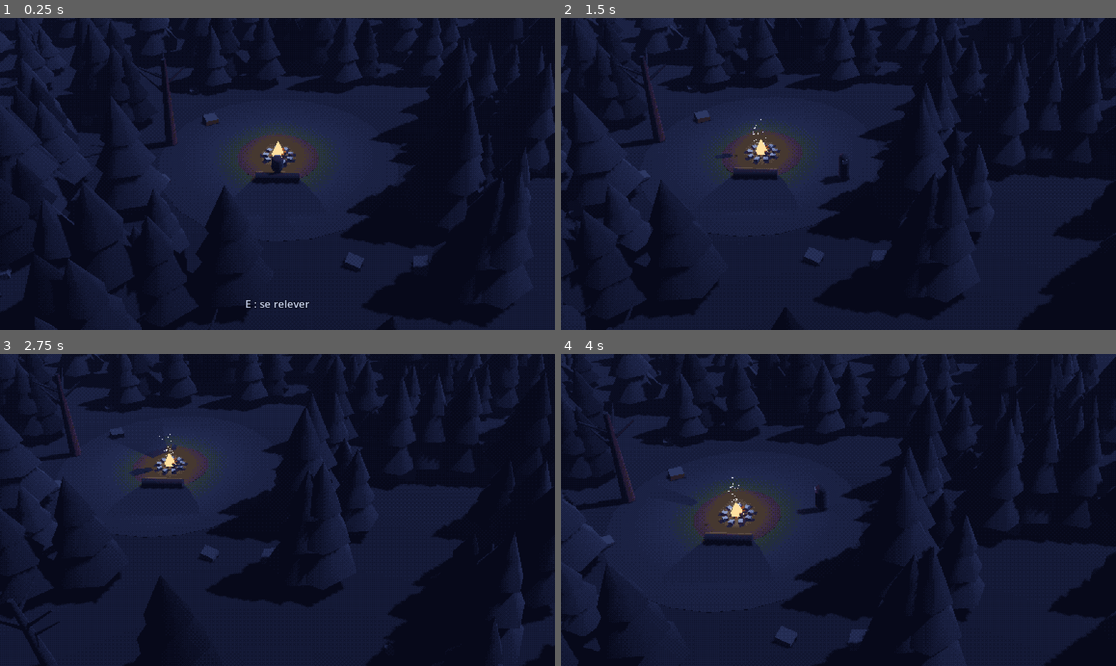
Above: before the commit, frames 1-4 (two rows, left to right).
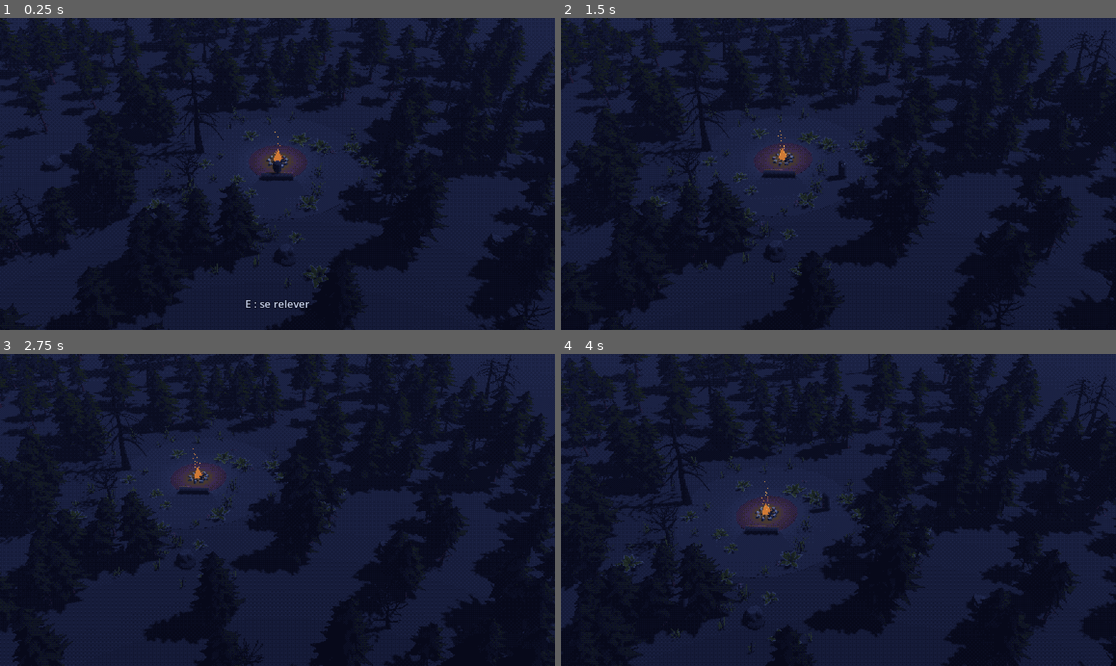
Above: after the commit, the same moments.

Repository: tomberardpro-tech/Dark-Fantasy
Game: Godot game, scene res://scenes/main.tscn
Same seed, same stepped clock (60 frames per second), same inputs: the game is played once before the commit and once after it.
Inputs (mouse positions are in pixels of both pictures, inside the frame that each line leads up to):
- Up to frame 1 (0.25 s): no input
- Up to frame 2 (1.5 s): tap Enter at 0.5 s; move the mouse to (960, 158) at 0.52 s; hold D (droite) 0.53-1.28 s; hold Shift (courir) 0.53-1.28 s; click (960, 158) at 0.67 s; move the mouse to (727, 189) at 1.27 s; hold Down from 1.28 s (still down); tap E (interagir) at 1.35 s
- Up to frame 3 (2.75 s): move the mouse to (333, 441) at 2.02 s; release Down at 2.03 s; hold D (droite) from 2.03 s (still down); tap S (reculer) at 2.1 s
- Up to frame 4 (4 s): move the mouse to (810, 572) at 2.77 s; release D (droite) at 2.78 s; hold W (avancer) 2.78-3.53 s; tap Space (roulade) at 2.85 s; click (810, 572) at 2.92 s; move the mouse to (1005, 556) at 3.52 s; hold A (gauche) from 3.53 s (still down); hold Shift (courir) from 3.53 s (still down)

The runs differ from the first frame. In frame 1, 30% of the frame differs, in the area x 0-100%, y 0-100%; in frame 2, 29%; in frame 3, 29%; in frame 4, 31%.

Commit message:
Étape 5 : vrais modèles Quaternius dans la clairière, feu comme la maquette
Pins, arbres morts, rochers, herbes, fougères et champignons du Stylized Nature
MegaKit (CC0), assombris et teintés vers la palette. Galets autour du feu.
Flammes et braises animées comme sur la maquette. Caméra plus éloignée.

Co-Authored-By: Claude Opus 5.5 <noreply@anthropic.com>

Diff:
--- a/scripts/camera_iso.gd
+++ b/scripts/camera_iso.gd
@@ -8,7 +8,7 @@
 ## D'où regarde la caméra par rapport à la cible (angle de la maquette).
 @export var direction := Vector3(-19, 20, -18)
 ## Distance entre la caméra et la cible.
-@export var distance := 30.0
+@export var distance := 42.0
 ## Vraie perspective (profondeur) ou vue « plate » sans perspective.
 @export var perspective := true
 ## Ouverture de l'objectif en perspective : petit = effet téléobjectif, grand = grand-angle.
--- a/scripts/feu_de_camp.gd
+++ b/scripts/feu_de_camp.gd
@@ -1,14 +1,21 @@
 extends Node3D
-## Feu de camp en formes simples : pierres, bûches, flammes qui vacillent, braises
+## Feu de camp, animé comme sur la maquette : un cercle de galets, des bûches,
+## trois flammes qui vacillent et tournent, des braises qui montent en tourbillonnant,
 ## et une lumière orange qui tremble.
 
 ## Puissance de la lumière du feu.
-@export var puissance := 3.0
+@export var puissance := 2.6
 ## Distance éclairée par le feu (en mètres).
-@export var portee := 10.0
+@export var portee := 14.0
+## Nombre de braises qui s'envolent.
+@export var nombre_braises := 40
+
+const GALETS := ["Pebble_Round_1", "Pebble_Round_2", "Pebble_Round_3", "Pebble_Round_4", "Pebble_Round_5"]
 
 var _flammes: Array[MeshInstance3D] = []
 var _lumiere: OmniLight3D
+var _braises: MultiMesh
+var _vie_braises: Array[float] = []
 var _temps := 0.0
 
 
@@ -22,8 +29,9 @@
 	_lumiere.light_color = Color("e0823a")
 	_lumiere.light_energy = puissance
 	_lumiere.omni_range = portee
+	_lumiere.omni_attenuation = 1.6
 	_lumiere.shadow_enabled = true
-	_lumiere.position.y = 1.0
+	_lumiere.position.y = 1.1
 	add_child(_lumiere)
 
 
@@ -39,22 +47,21 @@
 		flamme.scale = Vector3(1.0, k, 1.0)
 		flamme.position.y = 0.2 + hauteur * k / 2.0
 		flamme.rotation.y = _temps * (0.8 + i)
+	_animer_braises(delta)
 
 
 func _creer_pierres() -> void:
-	var mat := _materiau(Color("5d6372"))
 	var rng := RandomNumberGenerator.new()
 	rng.seed = 7
 	for i in 9:
 		var a := TAU * i / 9.0
-		var forme := BoxMesh.new()
-		forme.size = Vector3(0.32, 0.22, 0.26)
-		var pierre := MeshInstance3D.new()
-		pierre.mesh = forme
-		pierre.material_override = mat
-		pierre.position = Vector3(cos(a) * 0.8, 0.1, sin(a) * 0.8)
-		pierre.rotation = Vector3(0.0, -a + rng.randf_range(-0.3, 0.3), rng.randf_range(-0.2, 0.2))
-		add_child(pierre)
+		var galet := (load("res://assets/nature/" + GALETS[i % GALETS.size()] + ".gltf") as PackedScene).instantiate() as Node3D
+		galet.position = Vector3(cos(a) * 0.78, 0.0, sin(a) * 0.78)
+		galet.rotation.y = rng.randf_range(0.0, TAU)
+		galet.scale = Vector3(0.75, 2.2, 0.75)
+		add_child(galet)
+		for maillage in galet.find_children("*", "MeshInstance3D", true, false):
+			maillage.material_override = _materiau(Color("5d6372"))
 
 
 func _creer_buches() -> void:
@@ -75,7 +82,7 @@
 
 func _creer_flammes() -> void:
 	# [couleur, largeur, hauteur] : de la grande flamme orange au cœur jaune pâle.
-	for f in [[Color("d07a35"), 0.42, 1.1], [Color("f0ad55"), 0.3, 0.85], [Color("ffe0a0"), 0.15, 0.6]]:
+	for f in [[Color("d07a35"), 0.42, 1.2], [Color("f0ad55"), 0.3, 0.95], [Color("ffe0a0"), 0.16, 0.65]]:
 		var forme := CylinderMesh.new()
 		forme.top_radius = 0.0
 		forme.bottom_radius = f[1]
@@ -83,7 +90,7 @@
 		forme.radial_segments = 6
 		var flamme := MeshInstance3D.new()
 		flamme.mesh = forme
-		flamme.material_override = _materiau_lumineux(f[0], 3.0)
+		flamme.material_override = _materiau_brillant(f[0])
 		flamme.cast_shadow = GeometryInstance3D.SHADOW_CASTING_SETTING_OFF
 		flamme.set_meta("hauteur", f[2])
 		flamme.position.y = 0.2 + f[2] / 2.0
@@ -91,25 +98,37 @@
 		_flammes.append(flamme)
 
 
+## Des braises qui montent jusqu'à 3,5 m en tourbillonnant, puis renaissent en bas.
 func _creer_braises() -> void:
 	var forme := BoxMesh.new()
-	forme.size = Vector3(0.05, 0.05, 0.05)
-	forme.material = _materiau_lumineux(Color("f0ad55"), 4.0)
-	var braises := CPUParticles3D.new()
-	braises.mesh = forme
-	braises.amount = 30
-	braises.lifetime = 1.6
-	braises.emission_shape = CPUParticles3D.EMISSION_SHAPE_SPHERE
-	braises.emission_sphere_radius = 0.3
-	braises.direction = Vector3.UP
-	braises.spread = 20.0
-	braises.gravity = Vector3(0.0, 0.5, 0.0)
-	braises.initial_velocity_min = 0.6
-	braises.initial_velocity_max = 1.2
-	braises.scale_amount_min = 0.5
-	braises.scale_amount_max = 1.2
-	braises.position.y = 0.4
-	add_child(braises)
+	forme.size = Vector3(0.06, 0.06, 0.06)
+	forme.material = _materiau_brillant(Color("f0ad55"))
+	_braises = MultiMesh.new()
+	_braises.transform_format = MultiMesh.TRANSFORM_3D
+	_braises.mesh = forme
+	_braises.instance_count = nombre_braises
+	var rendu := MultiMeshInstance3D.new()
+	rendu.multimesh = _braises
+	rendu.cast_shadow = GeometryInstance3D.SHADOW_CASTING_SETTING_OFF
+	add_child(rendu)
+	for i in nombre_braises:
+		_vie_braises.append(randf())
+
+
+func _animer_braises(delta: float) -> void:
+	for i in nombre_braises:
+		_vie_braises[i] += delta * (0.36 + (i % 5) * 0.06)
+		if _vie_braises[i] > 1.0:
+			_vie_braises[i] -= 1.0
+		var v := _vie_braises[i]
+		var a := i * 2.4
+		var pos := Vector3(
+			cos(a) * 0.25 + sin(_temps * 2.0 + i) * 0.2 * v,
+			0.4 + v * 3.2,
+			sin(a) * 0.25 + cos(_temps * 1.7 + i) * 0.2 * v)
+		# Les braises rapetissent en montant, comme si elles s'éteignaient.
+		var taille := 1.0 - v * 0.7
+		_braises.set_instance_transform(i, Transform3D(Basis.from_scale(Vector3.ONE * taille), pos))
 
 
 ## Un obstacle invisible pour qu'on ne marche pas dans le feu.
@@ -132,10 +151,9 @@
 	return mat
 
 
-func _materiau_lumineux(couleur: Color, intensite: float) -> StandardMaterial3D:
+## Couleur pleine, non touchée par les ombres : les flammes et les braises « brillent ».
+func _materiau_brillant(couleur: Color) -> StandardMaterial3D:
 	var mat := StandardMaterial3D.new()
-	mat.albedo_color = Color.BLACK
-	mat.emission_enabled = true
-	mat.emission = couleur
-	mat.emission_energy_multiplier = intensite
+	mat.shading_mode = BaseMaterial3D.SHADING_MODE_UNSHADED
+	mat.albedo_color = couleur
 	return mat
--- a/scripts/foret.gd
+++ b/scripts/foret.gd
@@ -1,41 +1,63 @@
 extends Node3D
-## Forêt autour de la clairière, en formes simples : des pins (cônes empilés), des arbres
-## morts tordus et quelques rochers. Placés au hasard, mais toujours au même endroit
-## grâce à une « graine » fixe.
+## Forêt autour de la clairière, avec les modèles Quaternius (Stylized Nature MegaKit) :
+## pins, arbres morts, rochers, et des herbes, fougères et champignons dans la clairière.
+## Placés au hasard, mais toujours au même endroit grâce à une « graine » fixe.
+## Chaque modèle est assombri et teinté vers la palette du jeu (voir CONTEXTE.md).
 
 ## Rayon de la clairière (zone sans arbres autour du feu).
 @export var rayon_clairiere := 8.0
 ## Jusqu'où s'étend la forêt.
 @export var rayon_foret := 38.0
-@export var nombre_pins := 260
+@export var nombre_pins := 220
 @export var nombre_arbres_morts := 30
-@export var nombre_rochers := 18
+@export var nombre_rochers := 14
+@export var nombre_herbes := 90
 ## Change ce nombre pour obtenir une autre disposition des arbres.
 @export var graine := 2026
 
+const DOSSIER := "res://assets/nature/"
+const PINS := ["Pine_1", "Pine_2", "Pine_3", "Pine_4", "Pine_5"]
+const ARBRES_MORTS := ["DeadTree_1", "DeadTree_2", "DeadTree_3", "DeadTree_4", "DeadTree_5"]
+const ROCHERS := ["Rock_Medium_1", "Rock_Medium_2", "Rock_Medium_3"]
+const HERBES := ["Grass_Wispy_Short", "Grass_Wispy_Tall", "Grass_Common_Short", "Fern_1"]
+
+## Teinte appliquée à chaque famille de matériaux pour coller à la palette sombre.
+const TEINTES := {
+	"Leaves": Color(0.42, 0.52, 0.52),
+	"Grass": Color(0.42, 0.5, 0.52),
+	"Bark": Color(0.55, 0.52, 0.55),
+	"Rocks": Color(0.55, 0.58, 0.68),
+	"Mushrooms": Color(0.55, 0.5, 0.55),
+}
+
 var _rng := RandomNumberGenerator.new()
-var _mat_aiguilles: Array[StandardMaterial3D] = []
-var _mat_tronc_pin: StandardMaterial3D
-var _mat_bois_mort: StandardMaterial3D
-var _mat_roche: StandardMaterial3D
+var _modeles := {}
+var _materiaux_teintes := {}
 
 
 func _ready() -> void:
 	_rng.seed = graine
-	for c in ["18211f", "26332f", "2e3d3a"]:
-		_mat_aiguilles.append(_materiau(Color(c)))
-	_mat_tronc_pin = _materiau(Color("2a221f"))
-	_mat_bois_mort = _materiau(Color("3d3530"))
-	_mat_roche = _materiau(Color("4b5160"))
-
 	for i in nombre_pins:
-		_pin(_position_au_hasard(rayon_clairiere + 1.0, rayon_foret), _rng.randf_range(0.8, 1.5))
+		var pos := _position_au_hasard(rayon_clairiere + 1.0, rayon_foret)
+		_placer(PINS, pos, _rng.randf_range(0.5, 0.75))
+		_ajouter_obstacle(pos, 0.35)
 	for i in nombre_arbres_morts:
-		_arbre_mort(_position_au_hasard(rayon_clairiere, rayon_foret), _rng.randf_range(0.8, 1.2))
+		var pos := _position_au_hasard(rayon_clairiere, rayon_foret)
+		_placer(ARBRES_MORTS, pos, _rng.randf_range(0.32, 0.42))
+		_ajouter_obstacle(pos, 0.35)
 	# Le vieil arbre mort au bord de la clairière.
-	_arbre_mort(Vector3(6.0, 0.0, -4.0), 1.5)
+	_placer(["DeadTree_5"], Vector3(6.0, 0.0, -4.0), 0.5)
+	_ajouter_obstacle(Vector3(6.0, 0.0, -4.0), 0.5)
 	for i in nombre_rochers:
-		_rocher(_position_au_hasard(5.0, 20.0), _rng.randf_range(0.4, 1.1))
+		var pos := _position_au_hasard(5.0, 20.0)
+		var taille := _rng.randf_range(0.3, 0.6)
+		_placer(ROCHERS, pos, taille)
+		_ajouter_obstacle(pos, 1.3 * taille)
+	# Herbes et fougères : surtout au bord de la clairière, jamais près du feu.
+	for i in nombre_herbes:
+		_placer(HERBES, _position_au_hasard(3.5, 14.0), _rng.randf_range(0.5, 0.9))
+	for i in 6:
+		_placer(["Mushroom_Common"], _position_au_hasard(5.0, 10.0), _rng.randf_range(0.6, 1.0))
 
 
 ## Un point au hasard dans l'anneau entre rayon_min et rayon_max (répartition régulière).
@@ -45,59 +67,49 @@
 	return Vector3(cos(angle) * r, 0.0, sin(angle) * r)
 
 
-func _pin(pos: Vector3, taille: float) -> void:
-	var pin := Node3D.new()
-	pin.position = pos
-	pin.scale = Vector3.ONE * taille
-	pin.rotation.y = _rng.randf_range(0.0, TAU)
-	add_child(pin)
-	_ajouter_obstacle(pos, 0.3 * taille)
-	_ajouter_cylindre(pin, 0.15, 0.25, 1.4, Vector3(0, 0.7, 0), _mat_tronc_pin)
-	var mat := _mat_aiguilles[_rng.randi_range(0, _mat_aiguilles.size() - 1)]
-	# [largeur, hauteur, altitude] de chaque étage d'aiguilles, du bas vers le haut.
-	for etage in [[1.5, 2.3, 1.9], [1.15, 2.0, 3.0], [0.75, 1.7, 4.0]]:
-		_ajouter_cylindre(pin, 0.0, etage[0], etage[1], Vector3(0, etage[2], 0), mat)
+## Pose un modèle choisi au hasard dans la liste, tourné au hasard.
+func _placer(noms: Array, pos: Vector3, taille: float) -> void:
+	var nom: String = noms[_rng.randi_range(0, noms.size() - 1)]
+	var objet := _modele(nom).instantiate() as Node3D
+	objet.position = pos
+	objet.scale = Vector3.ONE * taille
+	objet.rotation.y = _rng.randf_range(0.0, TAU)
+	add_child(objet)
+	_teinter(objet)
 
 
-func _arbre_mort(pos: Vector3, taille: float) -> void:
-	var arbre := Node3D.new()
-	arbre.position = pos
-	arbre.scale = Vector3.ONE * taille
-	arbre.rotation = Vector3(_rng.randf_range(-0.08, 0.08), _rng.randf_range(0.0, TAU), _rng.randf_range(-0.08, 0.08))
-	add_child(arbre)
-	_ajouter_obstacle(pos, 0.3 * taille)
-	_ajouter_cylindre(arbre, 0.1, 0.28, 4.0, Vector3(0, 2.0, 0), _mat_bois_mort)
-	# Quelques branches nues et tordues.
-	for i in _rng.randi_range(2, 4):
-		var pivot := Node3D.new()
-		pivot.position.y = _rng.randf_range(1.8, 3.5)
-		pivot.rotation = Vector3(0.0, _rng.randf_range(0.0, TAU), _rng.randf_range(0.7, 1.1))
-		arbre.add_child(pivot)
-		var longueur := _rng.randf_range(1.0, 1.8)
-		_ajouter_cylindre(pivot, 0.03, 0.08, longueur, Vector3(0, longueur / 2.0, 0), _mat_bois_mort)
+func _modele(nom: String) -> PackedScene:
+	if not _modeles.has(nom):
+		_modeles[nom] = load(DOSSIER + nom + ".gltf")
+	return _modeles[nom]
 
 
-func _rocher(pos: Vector3, taille: float) -> void:
-	var forme := BoxMesh.new()
-	forme.size = Vector3(1.0, 0.6, 0.8) * taille
-	var rocher := MeshInstance3D.new()
-	rocher.mesh = forme
-	rocher.material_override = _mat_roche
-	rocher.position = pos + Vector3(0, 0.2 * taille, 0)
-	rocher.rotation = Vector3(_rng.randf_range(-0.3, 0.3), _rng.randf_range(0.0, TAU), _rng.randf_range(-0.3, 0.3))
-	add_child(rocher)
-	# Le rocher est solide : on ne peut pas passer à travers.
-	var bloc := BoxShape3D.new()
-	bloc.size = forme.size
-	var zone := CollisionShape3D.new()
-	zone.shape = bloc
-	var corps := StaticBody3D.new()
-	corps.transform = rocher.transform
-	corps.add_child(zone)
-	add_child(corps)
+## Remplace les matériaux du modèle par une version assombrie et teintée.
+func _teinter(objet: Node) -> void:
+	for maillage in objet.find_children("*", "MeshInstance3D", true, false):
+		var mesh: Mesh = maillage.mesh
+		for i in mesh.get_surface_count():
+			var mat := mesh.surface_get_material(i) as StandardMaterial3D
+			if mat:
+				maillage.set_surface_override_material(i, _materiau_teinte(mat))
 
 
-## Un obstacle invisible autour d'un tronc, pour que le personnage ne traverse pas l'arbre.
+func _materiau_teinte(original: StandardMaterial3D) -> StandardMaterial3D:
+	if _materiaux_teintes.has(original):
+		return _materiaux_teintes[original]
+	var copie := original.duplicate() as StandardMaterial3D
+	var teinte := Color(0.6, 0.6, 0.65)
+	for famille in TEINTES:
+		if original.resource_name.begins_with(famille):
+			teinte = TEINTES[famille]
+	copie.albedo_color = original.albedo_color * teinte
+	copie.roughness = 1.0
+	copie.metallic_specular = 0.2
+	_materiaux_teintes[original] = copie
+	return copie
+
+
+## Un obstacle invisible autour d'un tronc ou d'un rocher, pour qu'on ne passe pas à travers.
 func _ajouter_obstacle(pos: Vector3, rayon: float) -> void:
 	var cylindre := CylinderShape3D.new()
 	cylindre.radius = rayon
@@ -109,24 +121,3 @@
 	corps.position = pos
 	corps.add_child(zone)
 	add_child(corps)
-
-
-func _ajouter_cylindre(parent: Node3D, haut: float, bas: float, hauteur: float, pos: Vector3, mat: Material) -> void:
-	var forme := CylinderMesh.new()
-	forme.top_radius = haut
-	forme.bottom_radius = bas
-	forme.height = hauteur
-	forme.radial_segments = 6
-	forme.rings = 1
-	var morceau := MeshInstance3D.new()
-	morceau.mesh = forme
-	morceau.material_override = mat
-	morceau.position = pos
-	parent.add_child(morceau)
-
-
-func _materiau(couleur: Color) -> StandardMaterial3D:
-	var mat := StandardMaterial3D.new()
-	mat.albedo_color = couleur
-	mat.roughness = 1.0
-	return mat
Binary file added: assets/nature/Bark_DeadTree.png
Not shown, added: assets/nature/Bark_DeadTree.png.import
Binary file added: assets/nature/Bark_DeadTree_Normal.png
Not shown, added: assets/nature/Bark_DeadTree_Normal.png.import
Binary file added: assets/nature/Bark_NormalTree.png
Not shown, added: assets/nature/Bark_NormalTree.png.import
Binary file added: assets/nature/Bark_NormalTree_Normal.png
Not shown, added: assets/nature/Bark_NormalTree_Normal.png.import
Binary file added: assets/nature/DeadTree_1.bin
Not shown, added: assets/nature/DeadTree_1.gltf
Not shown, added: assets/nature/DeadTree_1.gltf.import
Binary file added: assets/nature/DeadTree_2.bin
(and 79 more such lines)
